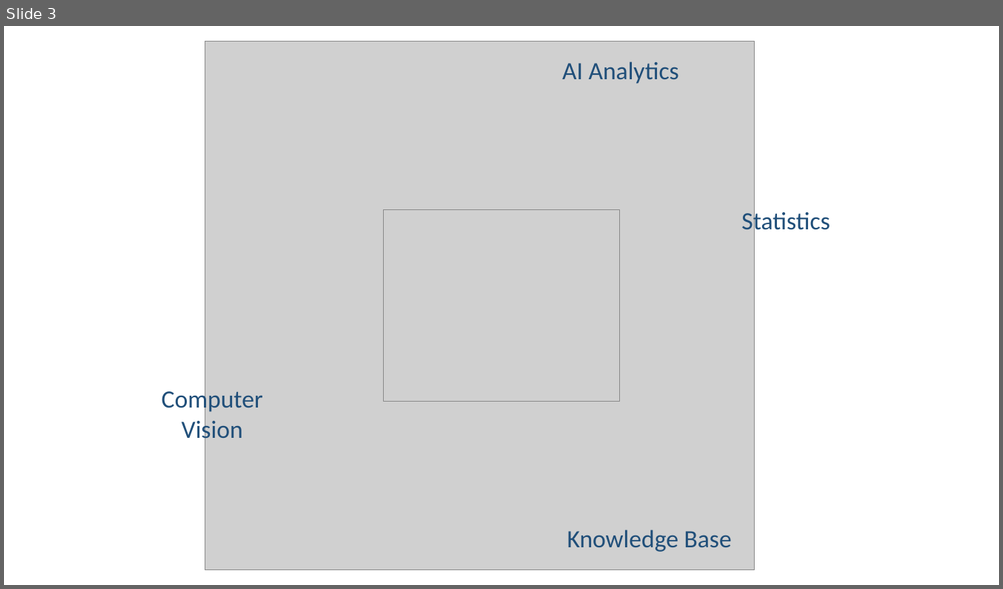
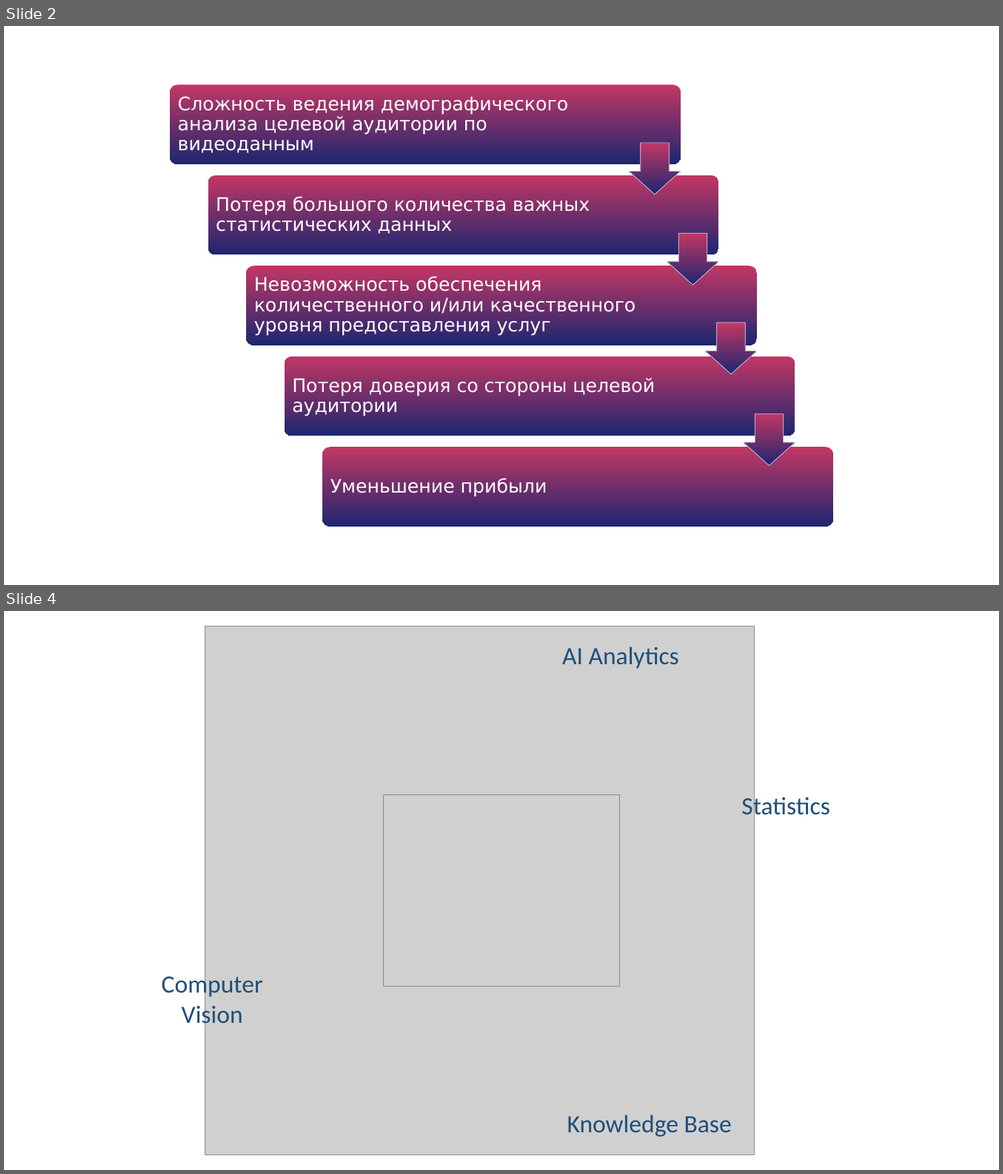
Before and after one commit to vadikko2/Hack_university, a slide deck: Hack_present - 3.pptx. Shown one above the other, each under a label of ours: slide 3 before the commit, slides 2 and 4 after it; the slides between them are not shown. The pictures are 1003x589 and 1003x1174 pixels, drawn with LibreOffice and Linux fonts; fonts in the diff are those of the drawing; grey boxes stand for pictures. Boxes give left, top, right and bottom in pixels: in the first picture for what was removed or moved away, otherwise in the second. Text is boxed around its words. In the diff, an @@ line names an element or a change of style, - is before the commit and + after.

```diff
--- a/Hack_present - 3.pptx
+++ b/Hack_present - 3.pptx
@@ slide 2 added at <box>4,26,999,585</box>, background #FFFFFF @@
@@ group added at <box>170,85,833,528</box>: 9 freeform shapes @@
+Сложность ведения демографического анализа целевой аудитории по видеоданным
+Потеря большого количества важных статистических данных
+Невозможность обеспечения количественного и/или качественного уровня предоставления услуг
+Потеря доверия со стороны целевой аудитории
+Уменьшение прибыли
@@ what was slide 3 is now slide 4 @@
```
Also in this commit, not shown: 3 slides changed, 2 other slides added, 4 slides removed.
